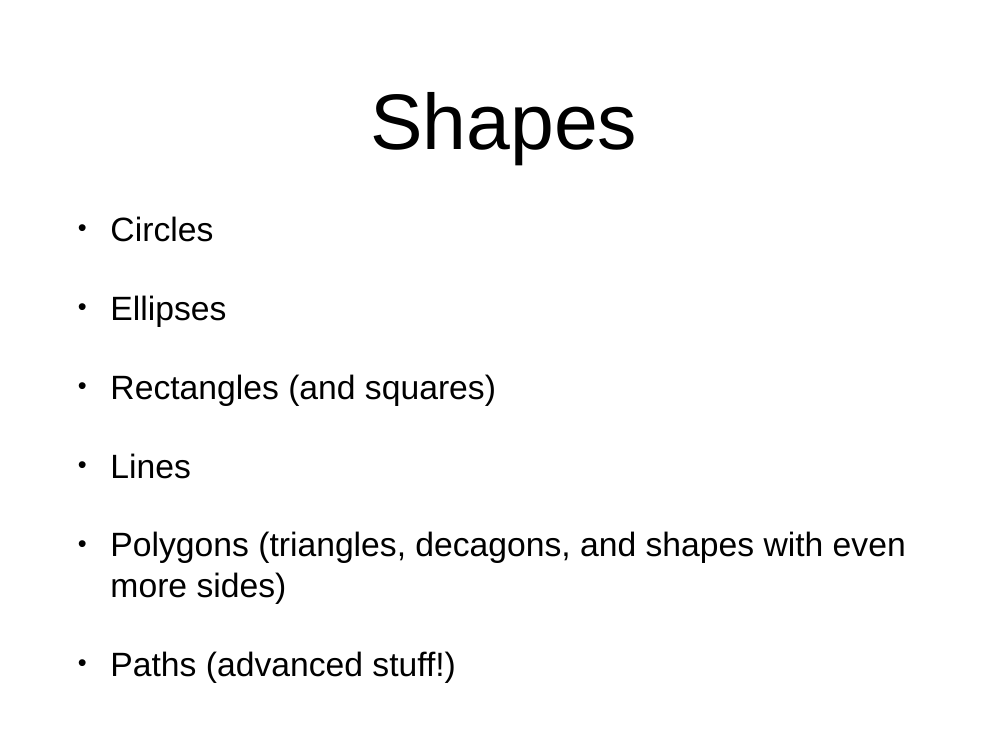
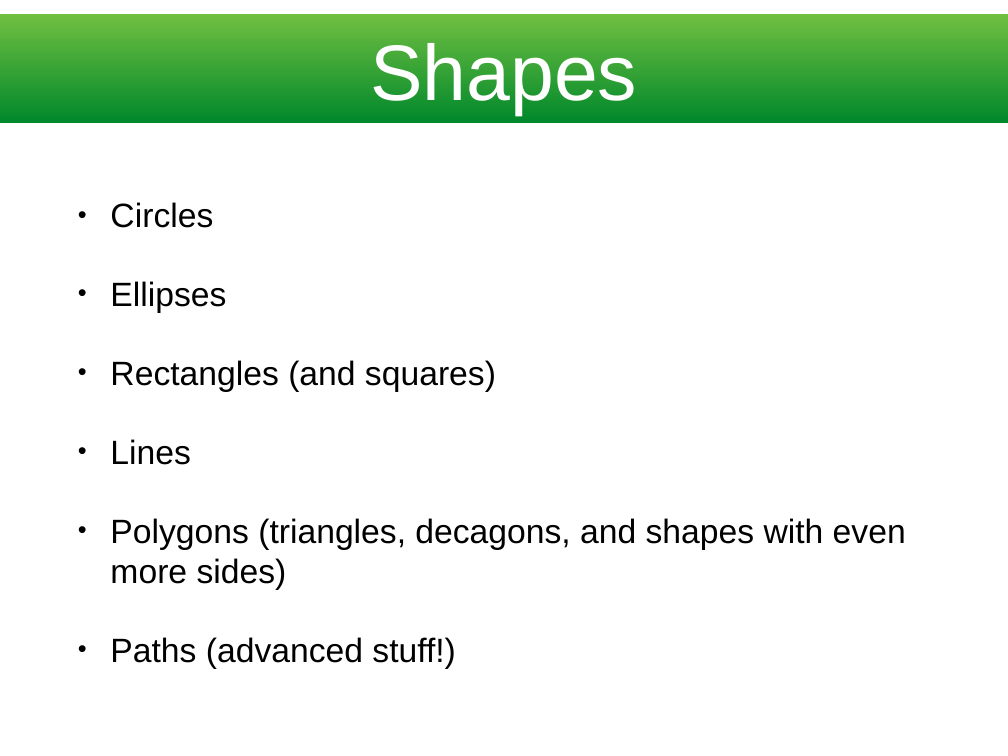
Before and after one commit to thatdevgirl/svg-intro, a slide deck: slide 5 of slides/svg-presentation.pptx. Drawn at 1008x756 pixels with LibreOffice and Linux fonts; fonts in the diff are those of the drawing. Boxes give left, top, right and bottom in pixels: in the first picture for what was removed or moved away, otherwise in the second. Text is boxed around its words. In the diff, an @@ line names an element or a change of style, - is before the commit and + after.

```diff
--- a/slides/svg-presentation.pptx
+++ b/slides/svg-presentation.pptx
@@ rectangle "Shapes": place and size @@
-rectangle "Shapes" at (370, 92, 637, 164)
+rectangle "Shapes" at (0, 14, 1008, 123)
@@ rectangle "Shapes" at (0, 14, 1008, 123): text colour #000000 to #FFFFFF; fill none to gradient #70BF41 to #00882B @@
@@ text "Circles": place and size @@
-text "Circles" at (110, 216, 906, 683)
+text "Circles" at (110, 202, 906, 669)
```
Also in this commit, not shown: 7 other slides changed, 12 other files.
